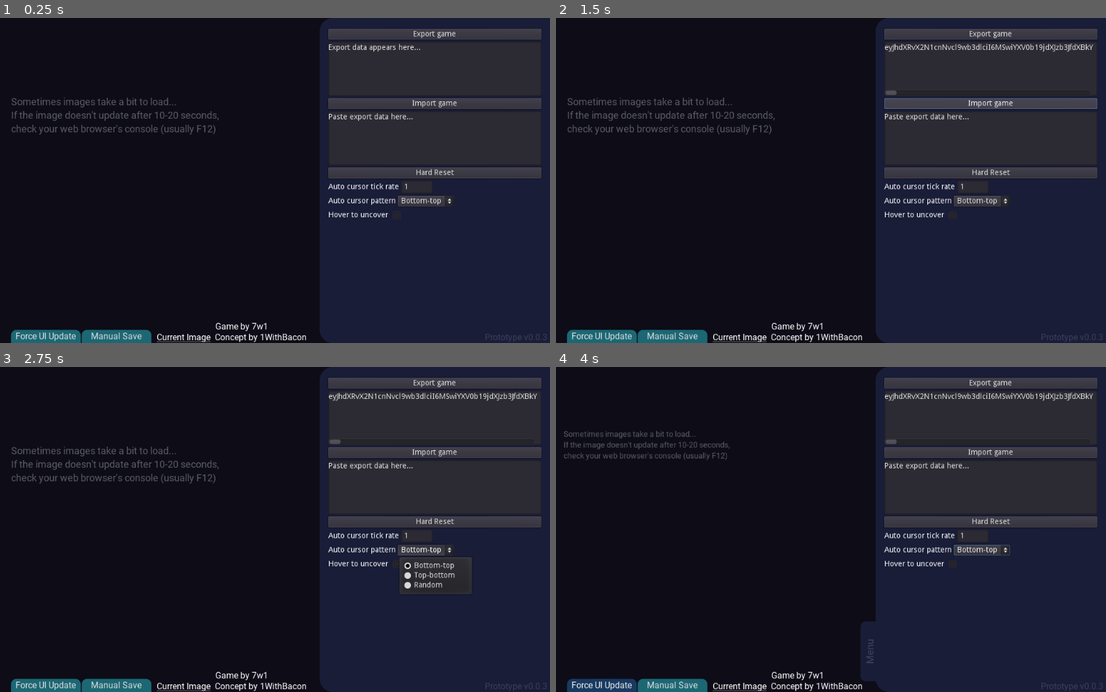
Above: before the commit, frames 1-4 (two rows, left to right).
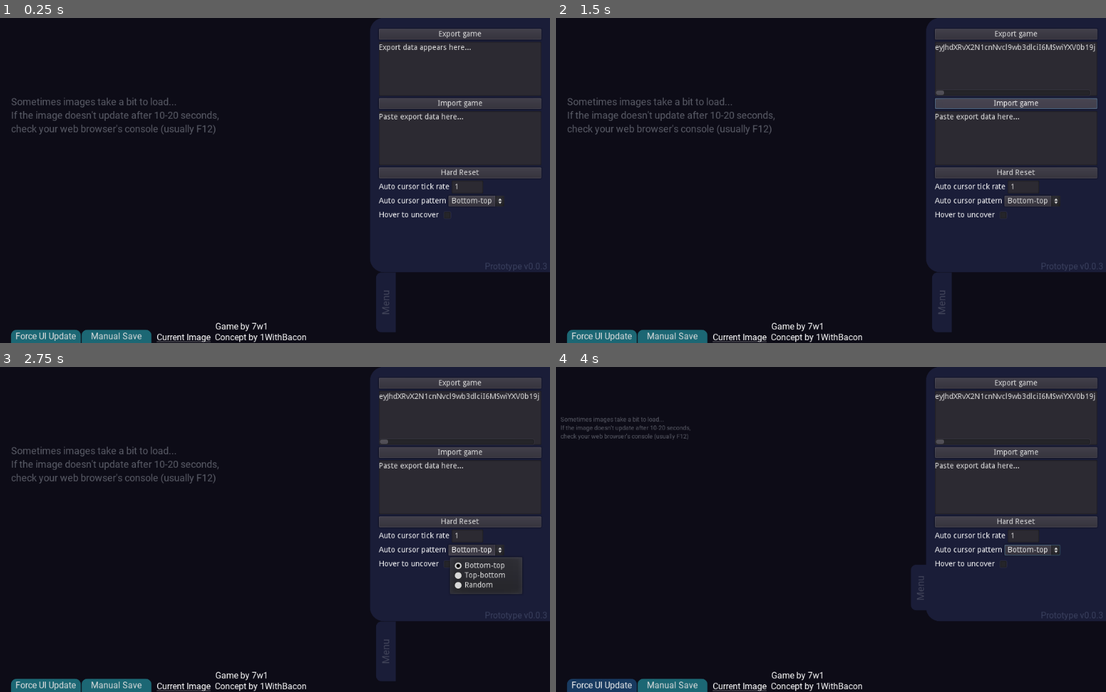
Above: after the commit, the same moments.

Repository: 7w1/Pixel-That-Web
Game: Godot game, scene res://Pixel That.tscn
Two runs of this game, one before a commit and one after it. Both use one fixed random seed, a clock stepped at 60 frames per second and the inputs below.
Inputs (mouse positions are in pixels of both pictures, inside the frame that each line leads up to; where the layout moved, square brackets give the same spot in the first picture):
- Up to frame 1 (0.25 s): no input
- Up to frame 2 (1.5 s): click "Export game" at 0.5 s; click "Import game" at 1.25 s
- Up to frame 3 (2.75 s): click "Bottom-top" at 2 s
- Up to frame 4 (4 s): click (1001, 565) [952, 565] at 2.75 s; click "Force UI Update" at 3.5 s

The runs differ from the first frame. In frame 1, 17% of the frame differs, in the area x 58-100%, y 0-100%; in frame 2, 17%; in frame 3, 18%; in frame 4, 19%, in the area x 0-100%, y 0-100%.
Error in both runs: Invalid operands 'String' and 'int' in operator '+'. (res://Pixel)

Commit message:
Lock aspect ratio, disabled debug mode for export

Diff:
--- a/old/Pixel That Prototype Source/Pixel That.tscn
+++ b/old/Pixel That Prototype Source/Pixel That.tscn
@@ -209,130 +209,162 @@
 font_data = ExtResource( 3 )
 
 [sub_resource type="AtlasTexture" id=32]
+flags = 4
 atlas = ExtResource( 14 )
 region = Rect2( 0, 0, 16, 16 )
 
 [sub_resource type="AtlasTexture" id=33]
+flags = 4
 atlas = ExtResource( 14 )
 region = Rect2( 16, 0, 16, 16 )
 
 [sub_resource type="AtlasTexture" id=34]
+flags = 4
 atlas = ExtResource( 14 )
 region = Rect2( 32, 0, 16, 16 )
 
 [sub_resource type="AtlasTexture" id=35]
+flags = 4
 atlas = ExtResource( 14 )
 region = Rect2( 48, 0, 16, 16 )
 
 [sub_resource type="AtlasTexture" id=36]
+flags = 4
 atlas = ExtResource( 14 )
 region = Rect2( 64, 0, 16, 16 )
 
 [sub_resource type="AtlasTexture" id=37]
+flags = 4
 atlas = ExtResource( 14 )
 region = Rect2( 80, 0, 16, 16 )
 
 [sub_resource type="AtlasTexture" id=38]
+flags = 4
 atlas = ExtResource( 14 )
 region = Rect2( 96, 0, 16, 16 )
 
 [sub_resource type="AtlasTexture" id=39]
+flags = 4
 atlas = ExtResource( 14 )
 region = Rect2( 112, 0, 16, 16 )
 
 [sub_resource type="AtlasTexture" id=40]
+flags = 4
 atlas = ExtResource( 14 )
 region = Rect2( 128, 0, 16, 16 )
 
 [sub_resource type="AtlasTexture" id=41]
+flags = 4
 atlas = ExtResource( 14 )
 region = Rect2( 144, 0, 16, 16 )
 
 [sub_resource type="AtlasTexture" id=42]
+flags = 4
 atlas = ExtResource( 14 )
 region = Rect2( 160, 0, 16, 16 )
 
 [sub_resource type="AtlasTexture" id=43]
+flags = 4
 atlas = ExtResource( 14 )
 region = Rect2( 176, 0, 16, 16 )
 
 [sub_resource type="AtlasTexture" id=44]
+flags = 4
 atlas = ExtResource( 14 )
 region = Rect2( 192, 0, 16, 16 )
 
 [sub_resource type="AtlasTexture" id=45]
+flags = 4
 atlas = ExtResource( 14 )
 region = Rect2( 208, 0, 16, 16 )
 
 [sub_resource type="AtlasTexture" id=46]
+flags = 4
 atlas = ExtResource( 14 )
 region = Rect2( 224, 0, 16, 16 )
 
 [sub_resource type="AtlasTexture" id=47]
+flags = 4
 atlas = ExtResource( 14 )
 region = Rect2( 240, 0, 16, 16 )
 
 [sub_resource type="AtlasTexture" id=48]
+flags = 4
 atlas = ExtResource( 14 )
 region = Rect2( 256, 0, 16, 16 )
 
 [sub_resource type="AtlasTexture" id=49]
+flags = 4
 atlas = ExtResource( 14 )
 region = Rect2( 272, 0, 16, 16 )
 
 [sub_resource type="AtlasTexture" id=50]
+flags = 4
 atlas = ExtResource( 14 )
 region = Rect2( 288, 0, 16, 16 )
 
 [sub_resource type="AtlasTexture" id=51]
+flags = 4
 atlas = ExtResource( 14 )
 region = Rect2( 304, 0, 16, 16 )
 
 [sub_resource type="AtlasTexture" id=52]
+flags = 4
 atlas = ExtResource( 14 )
 region = Rect2( 320, 0, 16, 16 )
 
 [sub_resource type="AtlasTexture" id=53]
+flags = 4
 atlas = ExtResource( 14 )
 region = Rect2( 336, 0, 16, 16 )
 
 [sub_resource type="AtlasTexture" id=54]
+flags = 4
 atlas = ExtResource( 14 )
 region = Rect2( 352, 0, 16, 16 )
 
 [sub_resource type="AtlasTexture" id=55]
+flags = 4
 atlas = ExtResource( 14 )
 region = Rect2( 368, 0, 16, 16 )
 
 [sub_resource type="AtlasTexture" id=56]
+flags = 4
 atlas = ExtResource( 14 )
 region = Rect2( 384, 0, 16, 16 )
 
 [sub_resource type="AtlasTexture" id=57]
+flags = 4
 atlas = ExtResource( 14 )
 region = Rect2( 400, 0, 16, 16 )
 
 [sub_resource type="AtlasTexture" id=58]
+flags = 4
 atlas = ExtResource( 14 )
 region = Rect2( 416, 0, 16, 16 )
 
 [sub_resource type="AtlasTexture" id=59]
+flags = 4
 atlas = ExtResource( 14 )
 region = Rect2( 432, 0, 16, 16 )
 
 [sub_resource type="AtlasTexture" id=60]
+flags = 4
 atlas = ExtResource( 14 )
 region = Rect2( 448, 0, 16, 16 )
 
 [sub_resource type="AtlasTexture" id=61]
+flags = 4
 atlas = ExtResource( 14 )
 region = Rect2( 464, 0, 16, 16 )
 
 [sub_resource type="AtlasTexture" id=62]
+flags = 4
 atlas = ExtResource( 14 )
 region = Rect2( 480, 0, 16, 16 )
 
 [sub_resource type="AtlasTexture" id=63]
+flags = 4
 atlas = ExtResource( 14 )
 region = Rect2( 496, 0, 16, 16 )
 
@@ -1810,7 +1842,7 @@
 position = Vector2( -380, 72 )
 scale = Vector2( 5, 5 )
 frames = SubResource( 64 )
-frame = 1
+frame = 29
 playing = true
 centered = false
 
@@ -1825,7 +1857,7 @@
 position = Vector2( -376, 216 )
 scale = Vector2( 5, 5 )
 frames = SubResource( 65 )
-frame = 16
+frame = 19
 playing = true
 centered = false
 
--- a/old/Pixel That Prototype Source/project.godot
+++ b/old/Pixel That Prototype Source/project.godot
@@ -36,6 +36,11 @@
 
 settings/fps/force_fps=60
 
+[display]
+
+window/stretch/mode="viewport"
+window/stretch/aspect="keep_width"
+
 [input]
 
 mouse_button={
Not shown, added: old/Pixel That.html
Not shown, changed: old/Pixel That.js
Not shown, changed: old/Pixel That.pck
Not shown, changed: old/Pixel That.wasm
